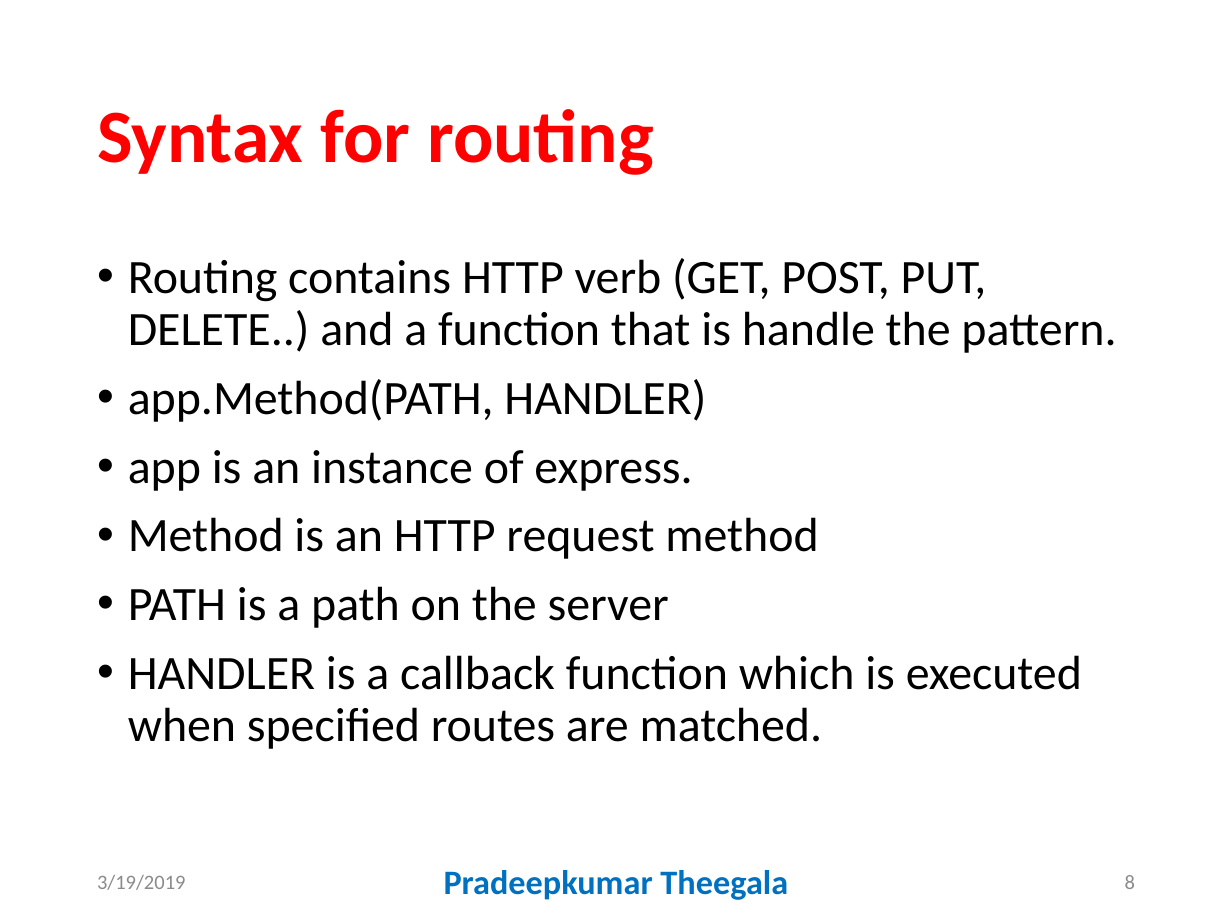
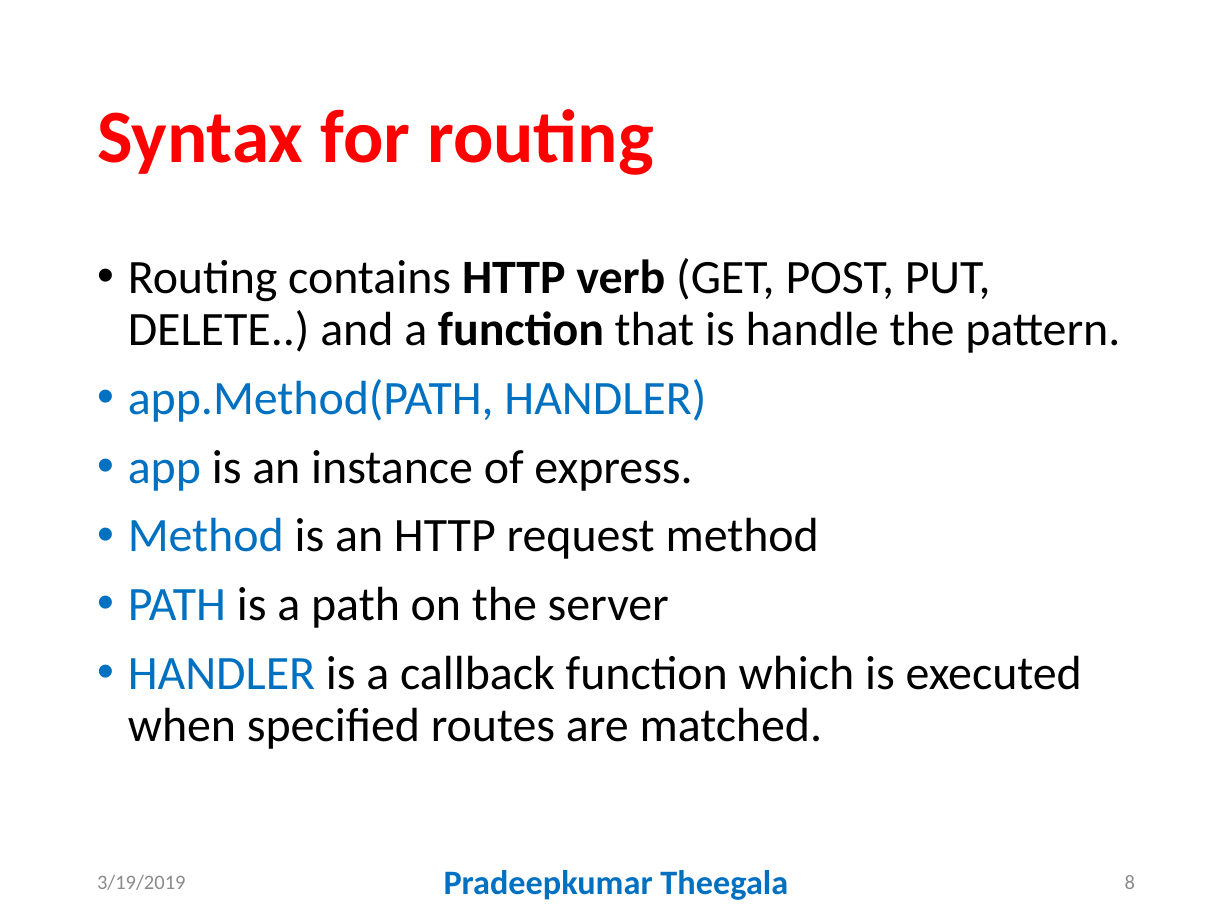
Before and after one commit to GallaPriyanka/routingExpressApp, a slide deck: slide 8 of docs/ws5.pptx. Drawn at 1232x924 pixels with LibreOffice and Linux fonts; fonts in the diff are those of the drawing. Boxes give left, top, right and bottom in pixels: in the first picture for what was removed or moved away, otherwise in the second. Text is boxed around its words. In the diff, an @@ line names an element or a change of style, - is before the commit and + after.

```diff
--- a/docs/ws5.pptx
+++ b/docs/ws5.pptx
@@ text "Routing contains HTTP verb (GET, ..." at (128,258,1120,749): bold on in "HTTP verb function"; text colour #000000 to #0070C0 in "app.Method(PATH, HANDLER)", "app", "Method", "PATH" and 1 more places @@
```
Also in this commit, not shown: 2 other slides changed.
